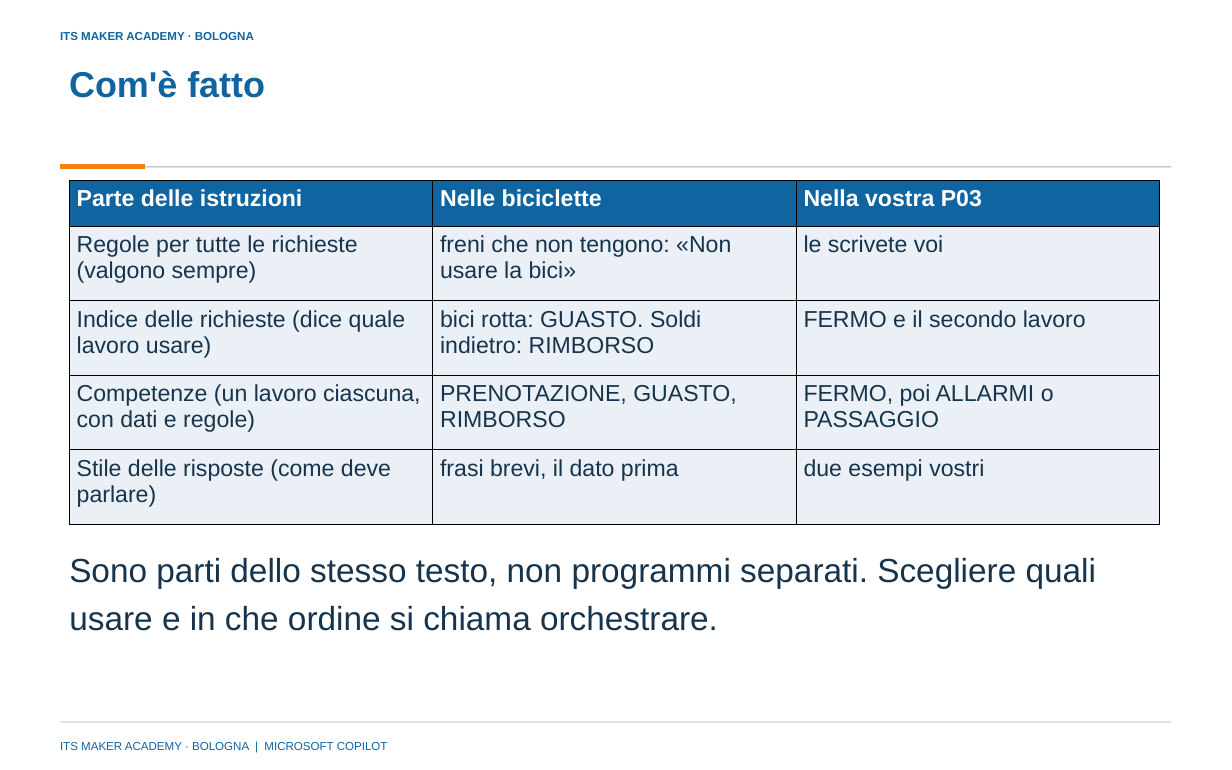
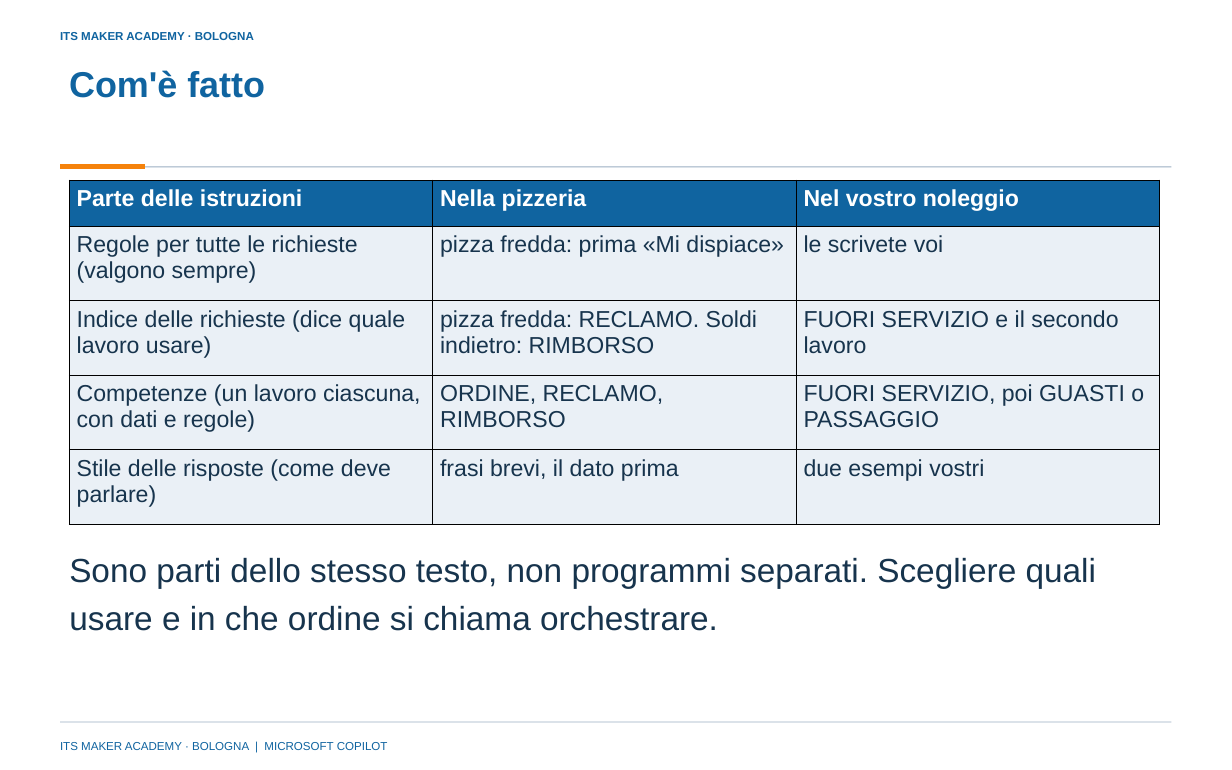
Before and after one commit to franzo9393/ITSCorso_UnslothStudio-Git, a slide deck: slide 14 of lezione 4 - reti neurali e agenti con orchestrazione/Lezione4_Reti_neurali_e_agenti_con_orchestrazione_ITS_MAKER.pptx. Drawn at 1232x770 pixels with LibreOffice and Linux fonts; fonts in the diff are those of the drawing; background and template pictures are left out. Boxes give left, top, right and bottom in pixels: in the first picture for what was removed or moved away, otherwise in the second. Text is boxed around its words. In the diff, an @@ line names an element or a change of style, - is before the commit and + after.

Commit message:
Lezione 4: tolta la pressa P03; caso Ruota Libera (noleggio di biciclette), dimostrazione sulla pizzeria, slide 12-32 e materiali rigenerati

```diff
--- a/lezione 4 - reti neurali e agenti con orchestrazione/Lezione4_Reti_neurali_e_agenti_con_orchestrazione_ITS_MAKER.pptx
+++ b/lezione 4 - reti neurali e agenti con orchestrazione/Lezione4_Reti_neurali_e_agenti_con_orchestrazione_ITS_MAKER.pptx
@@ table at [69, 180, 1159, 524] @@
-row 1, column 2: Nelle biciclette
+row 1, column 2: Nella pizzeria
-row 1, column 3: Nella vostra P03
+row 1, column 3: Nel vostro noleggio
-row 2, column 2: freni che non tengono: «Non usare la bici»
+row 2, column 2: pizza fredda: prima «Mi dispiace»
-row 3, column 2: bici rotta: GUASTO. Soldi indietro: RIMBORSO
+row 3, column 2: pizza fredda: RECLAMO. Soldi indietro: RIMBORSO
-row 3, column 3: FERMO e il secondo lavoro
+row 3, column 3: FUORI SERVIZIO e il secondo lavoro
-row 4, column 2: PRENOTAZIONE, GUASTO, RIMBORSO
+row 4, column 2: ORDINE, RECLAMO, RIMBORSO
-row 4, column 3: FERMO, poi ALLARMI o PASSAGGIO
+row 4, column 3: FUORI SERVIZIO, poi GUASTI o PASSAGGIO
```
Also in this commit, not shown: 11 other slides changed, 34 other files.
